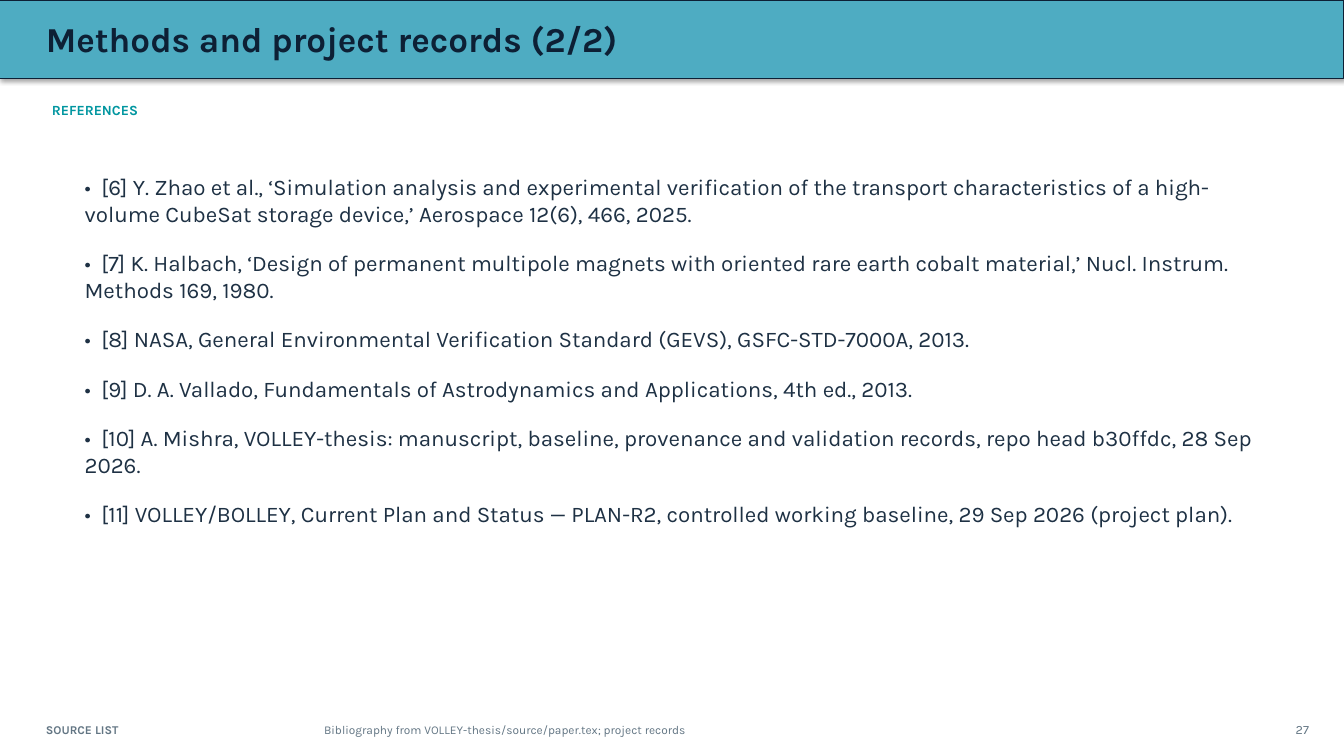
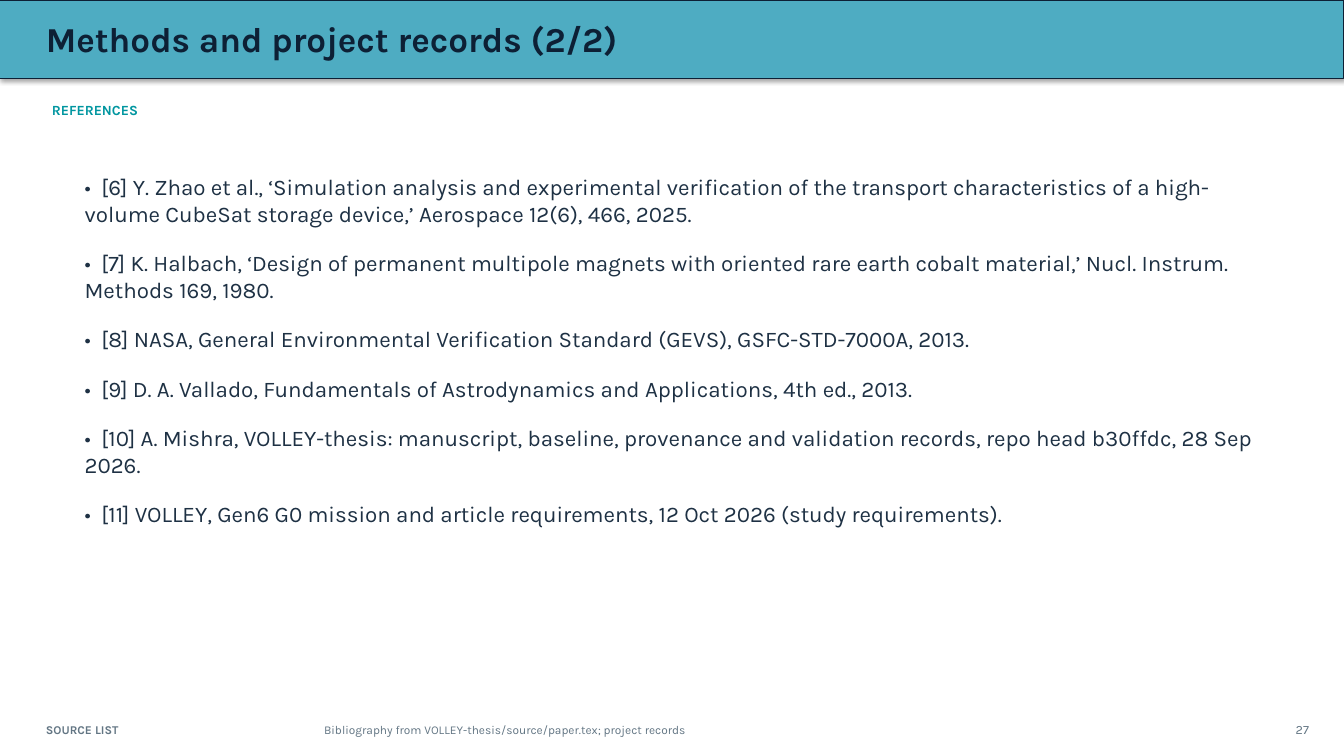
Before and after one commit to aaaaaaaaaaaavm/VOLLEY-thesis, a slide deck: slide 27 of university/final_review_2026_10_10/VOLLEY_Final_Review_2026-10-10.pptx. Drawn at 1344x756 pixels with LibreOffice and Linux fonts; fonts in the diff are those of the drawing. Boxes give left, top, right and bottom in pixels: in the first picture for what was removed or moved away, otherwise in the second. Text is boxed around its words. In the diff, an @@ line names an element or a change of style, - is before the commit and + after.

Commit message:
Apply scientific figure conventions and independent VOLLEY evidence boundary

```diff
--- a/university/final_review_2026_10_10/VOLLEY_Final_Review_2026-10-10.pptx
+++ b/university/final_review_2026_10_10/VOLLEY_Final_Review_2026-10-10.pptx
@@ text at [101, 505, 1002, 528]: text changed @@
-• [11] VOLLEY/BOLLEY, Current Plan and Status — PLAN-R2, controlled working baseline, 29 Sep 2026 (project plan).
+• [11] VOLLEY, Gen6 G0 mission and article requirements, 12 Oct 2026 (study requirements).
```
Also in this commit, not shown: 2 other slides changed, 22 other files.
